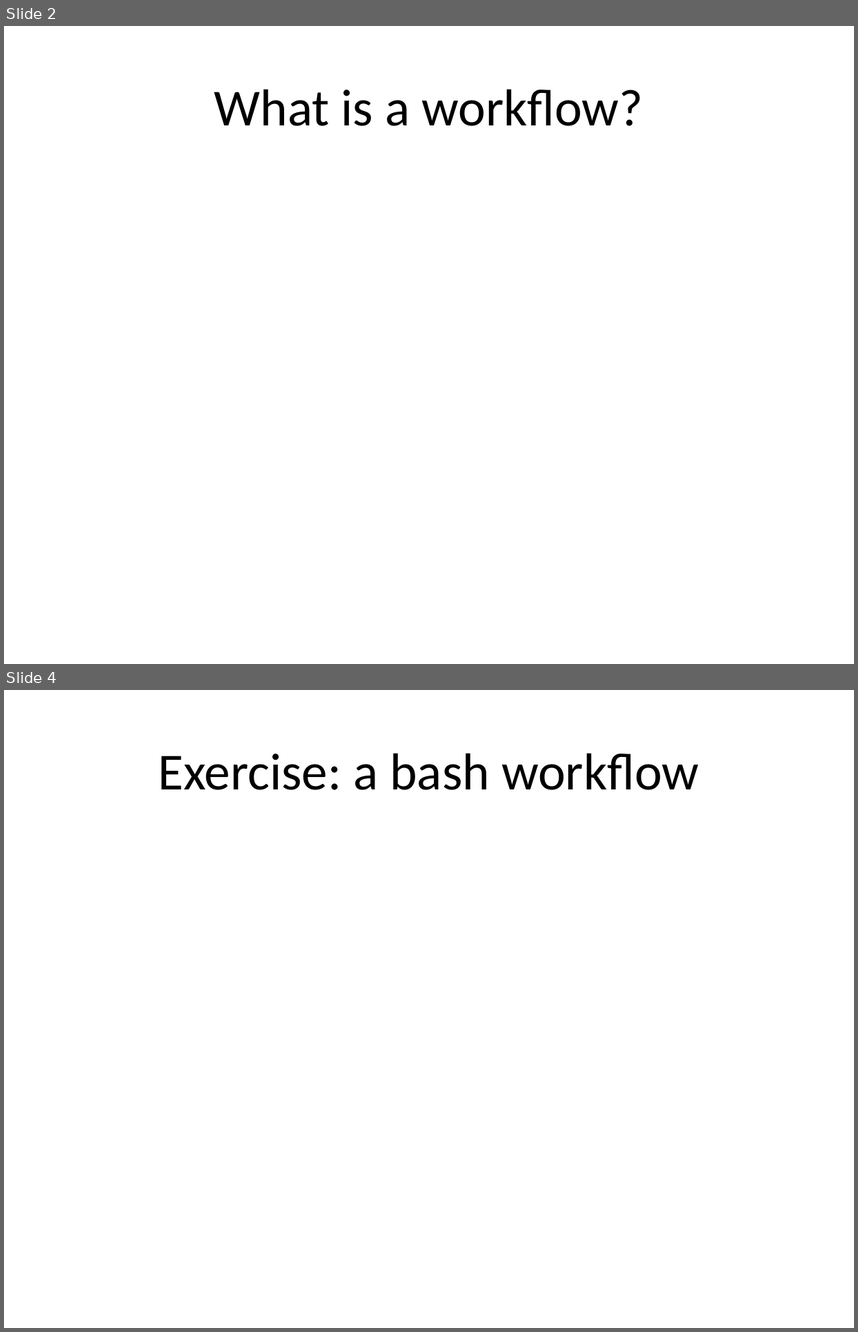
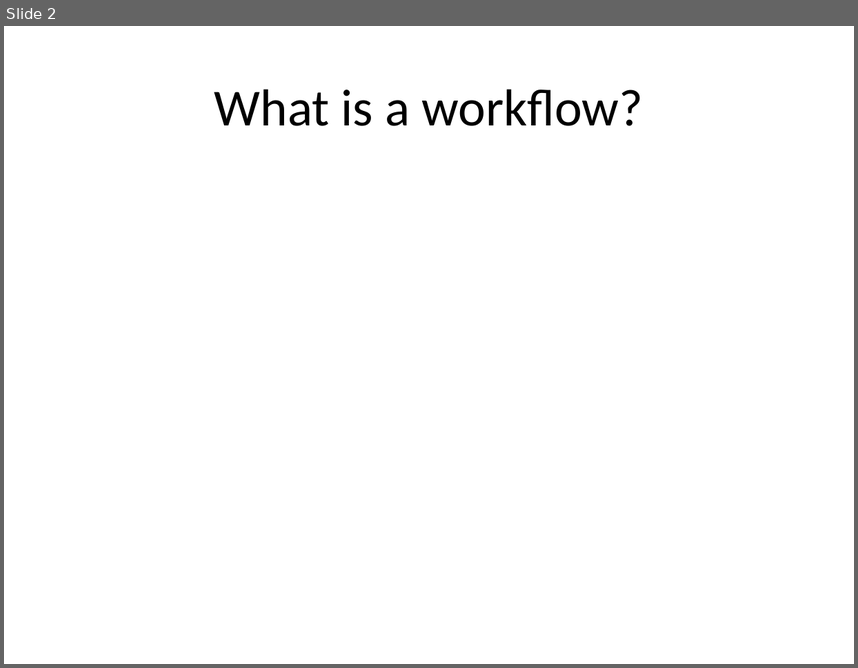
Before and after one commit to rvosa/ngs-workflows, a slide deck: doc/slides/day3/session1/Workflows.pptx. Shown one above the other, each under a label of ours: slides 2 and 4 before the commit, slide 2 after it; the slides between them are not shown. The pictures are 858x1332 and 858x668 pixels, drawn with LibreOffice and Linux fonts; fonts in the diff are those of the drawing. Boxes give left, top, right and bottom in pixels: in the first picture for what was removed or moved away, otherwise in the second. Text is boxed around its words. In the diff, an @@ line names an element or a change of style, - is before the commit and + after.

Commit message:
MetaData Capture makes more sense in the context of a workflow

```diff
--- a/doc/slides/day3/session1/Workflows.pptx
+++ b/doc/slides/day3/session1/Workflows.pptx
@@ slide 4 removed at (4, 690, 854, 1328), background #FFFFFF @@
@@ title removed at (159, 753, 699, 790) @@
-Exercise: a bash workflow
```
Also in this commit, not shown: 1 slide changed, 2 slides added, 1 other file.
